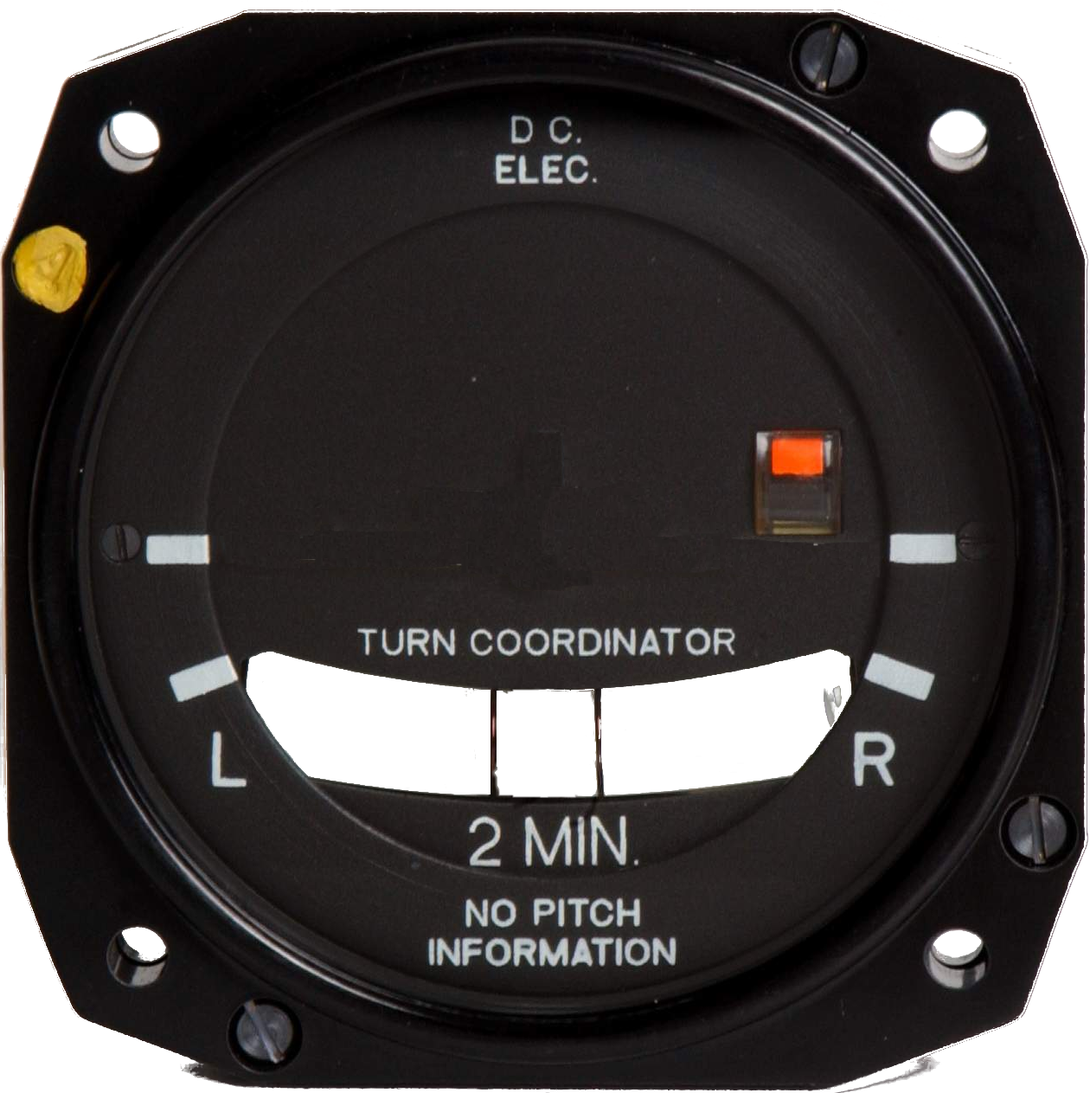
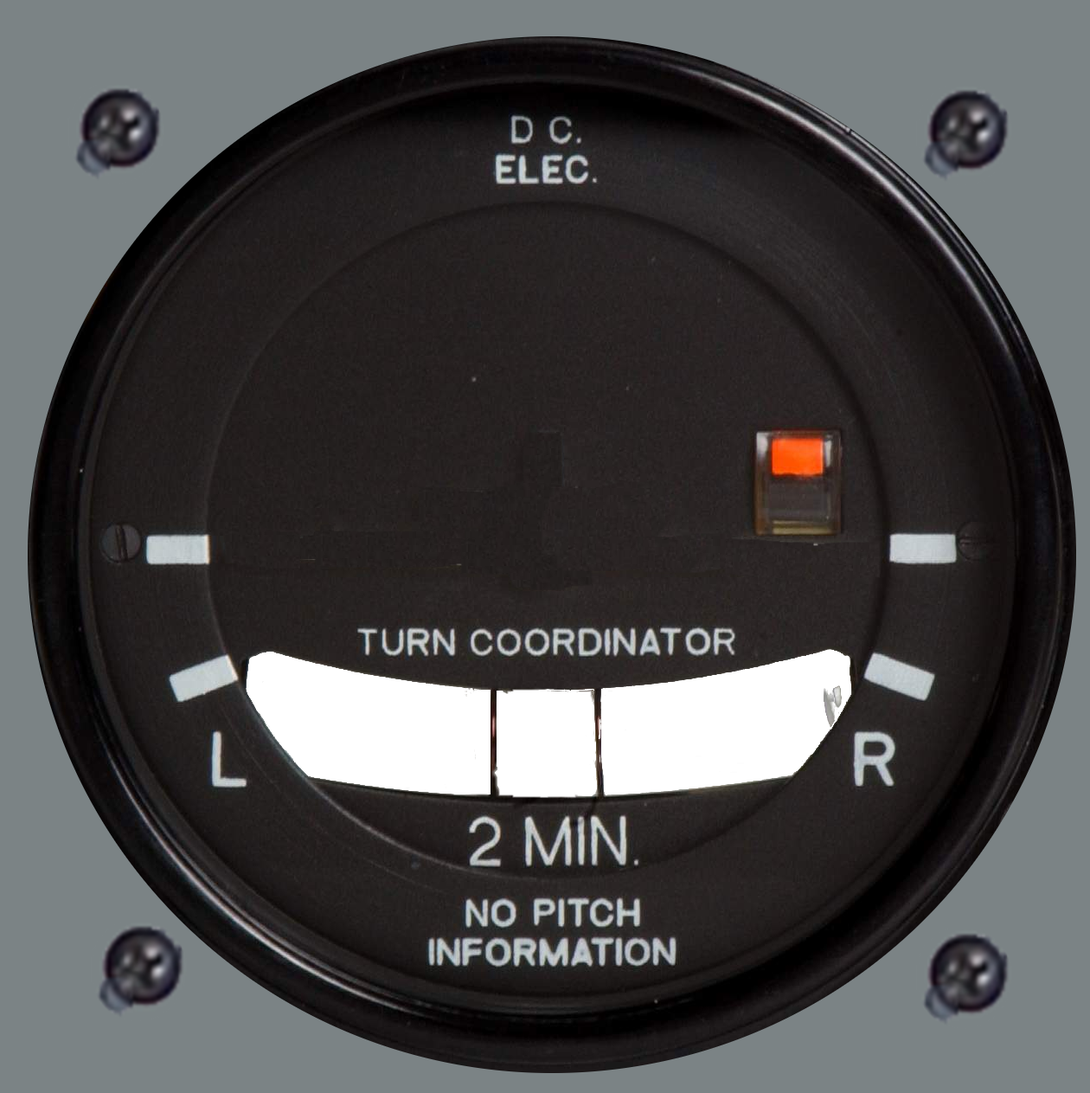
Revision of a layered 1090x1093 image; what changed, layer by layer:
added layer "Clipboard" above "Pasted Layer" over (67, 83, 1013, 1030)
painted on "Pasted Layer" over (0, 0, 1090, 1093)
